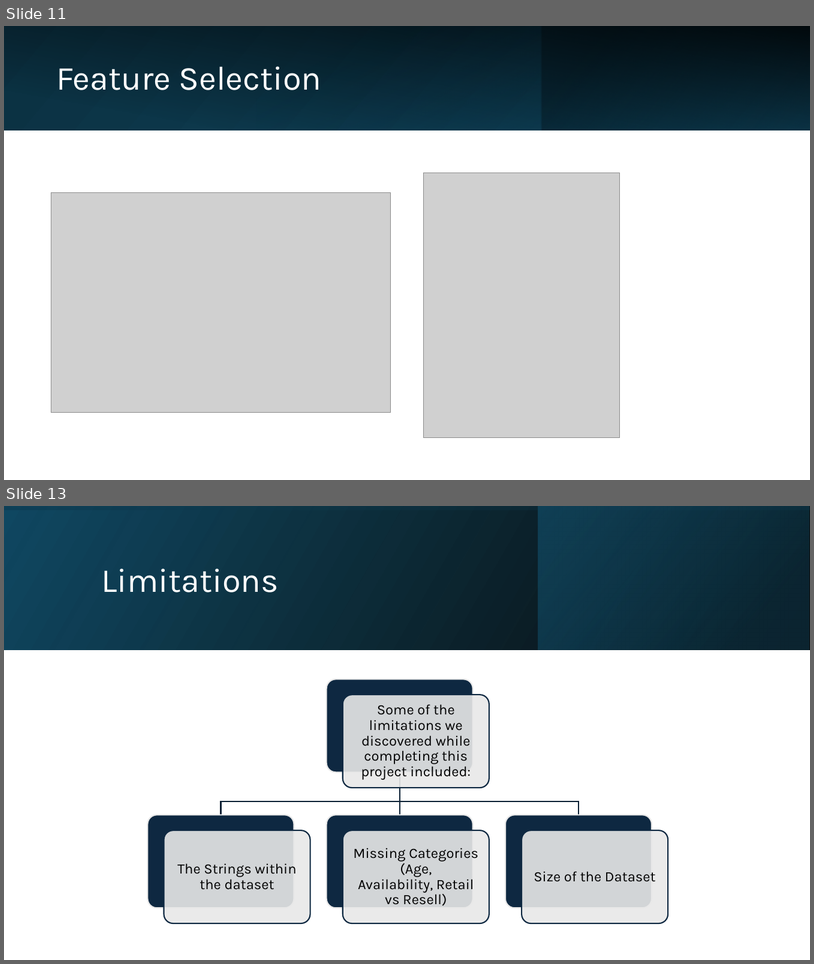
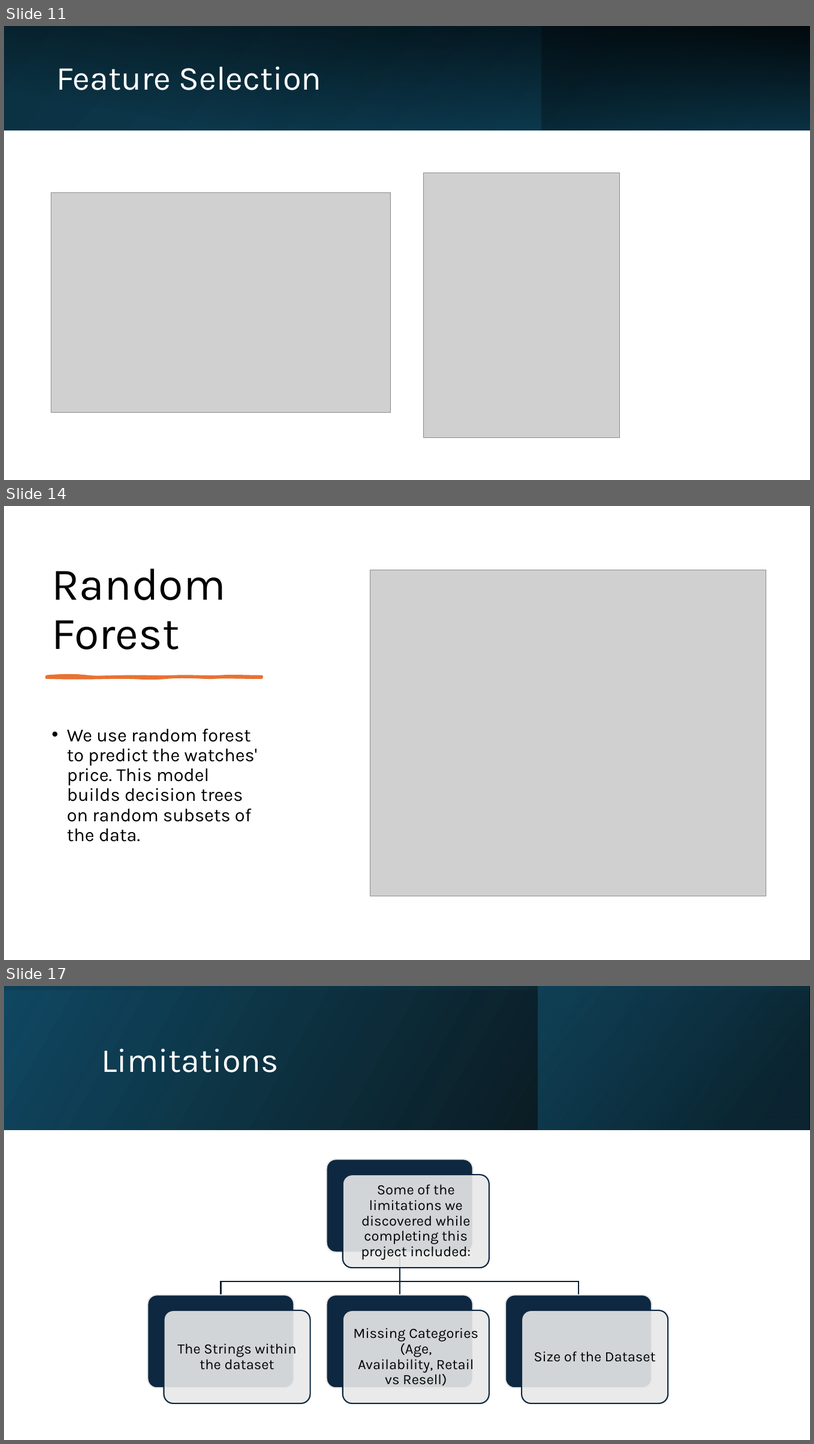
Before and after one commit to SDKELLY06/IEESP, a slide deck: AI Presentation.pptx. Shown one above the other, each under a label of ours: slides 11 and 13 before the commit, slides 11, 14 and 17 after it; the slides between them are not shown. The pictures are 814x964 and 814x1444 pixels, drawn with LibreOffice and Linux fonts; fonts in the diff are those of the drawing; grey boxes stand for pictures. Boxes give left, top, right and bottom in pixels: in the first picture for what was removed or moved away, otherwise in the second. Text is boxed around its words. In the diff, an @@ line names an element or a change of style, - is before the commit and + after.

```diff
--- a/AI Presentation.pptx
+++ b/AI Presentation.pptx
@@ slide 14 added at [4,506,810,960], background #FFFFFF @@
@@ title added at [52,568,226,649], 54 pt, text #000000 @@
+Random Forest
@@ picture added at [371,570,767,895] @@
@@ freeform shape added at [47,676,262,677], fill #E97132, outline #E97132 3 pt @@
@@ text added at [67,728,257,841], 22 pt, text #000000 @@
+• We use random forest to predict the watches' price. This model builds decision trees on random subsets of the data.
@@ what was slide 13 is now slide 17 @@
```
Also in this commit, not shown: 5 slides changed, 3 other slides added, 1 other file.
